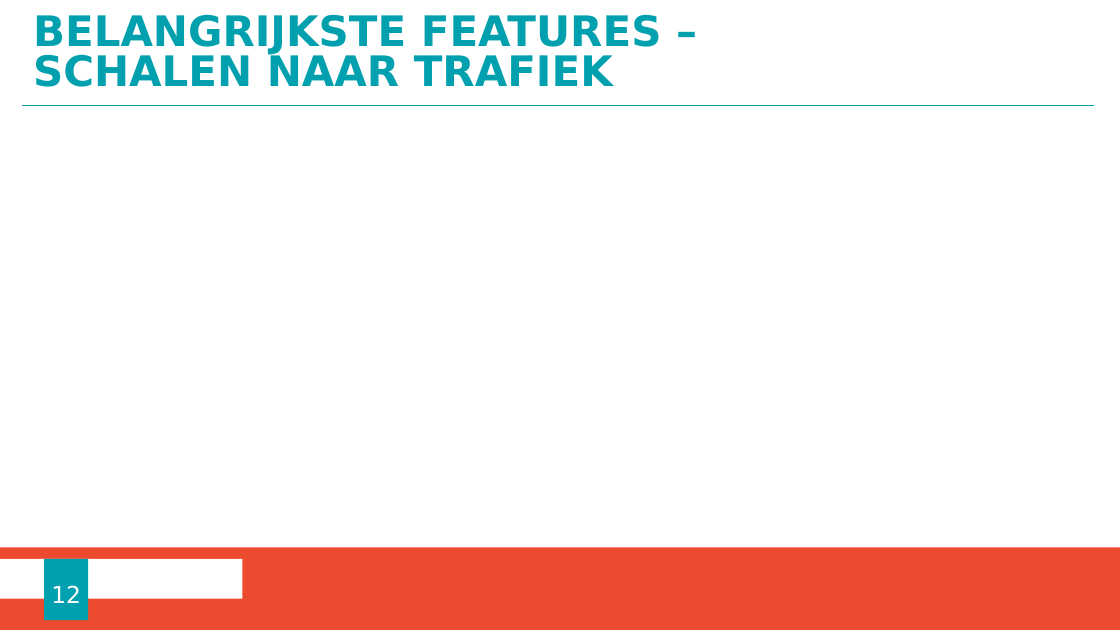
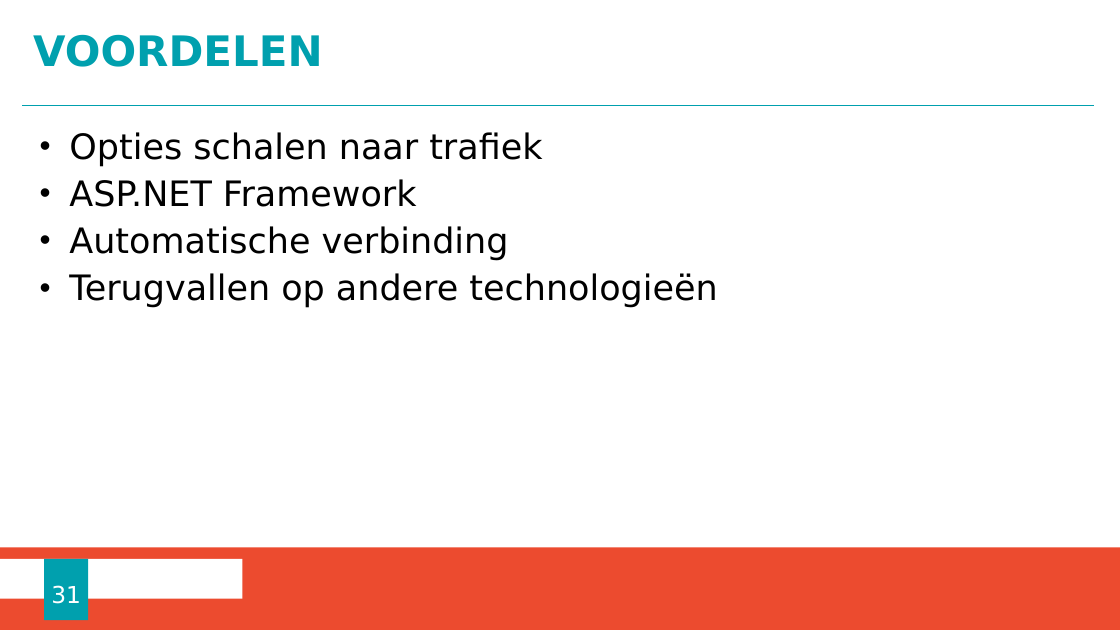
Before and after one commit to ChristopheM98/SignalR_Webapp, a slide deck: slide 31 of Presentatie SignalR.pptx (slide 12 before the commit). Drawn at 1120x630 pixels with LibreOffice and Linux fonts; fonts in the diff are those of the drawing; background and template pictures are left out. Boxes give left, top, right and bottom in pixels: in the first picture for what was removed or moved away, otherwise in the second. Text is boxed around its words. In the diff, an @@ line names an element or a change of style, - is before the commit and + after.

```diff
--- a/Presentatie SignalR.pptx
+++ b/Presentatie SignalR.pptx
@@ title at box(33, 34, 323, 67): text changed @@
-BELANGRIJKSTE FEATURES –
-SCHALEN NAAR TRAFIEK
+VOORDELEN
@@ text added at box(69, 132, 717, 308), 30 pt, text #000000 @@
+• Opties schalen naar trafiek
+• ASP.NET Framework
+• Automatische verbinding
+• Terugvallen op andere technologieën
@@ page number at box(51, 585, 81, 604): text changed @@
-12
+31
```
Also in this commit, not shown: 6 other slides changed, 26 slides added, 4 slides removed, 8 other files.
